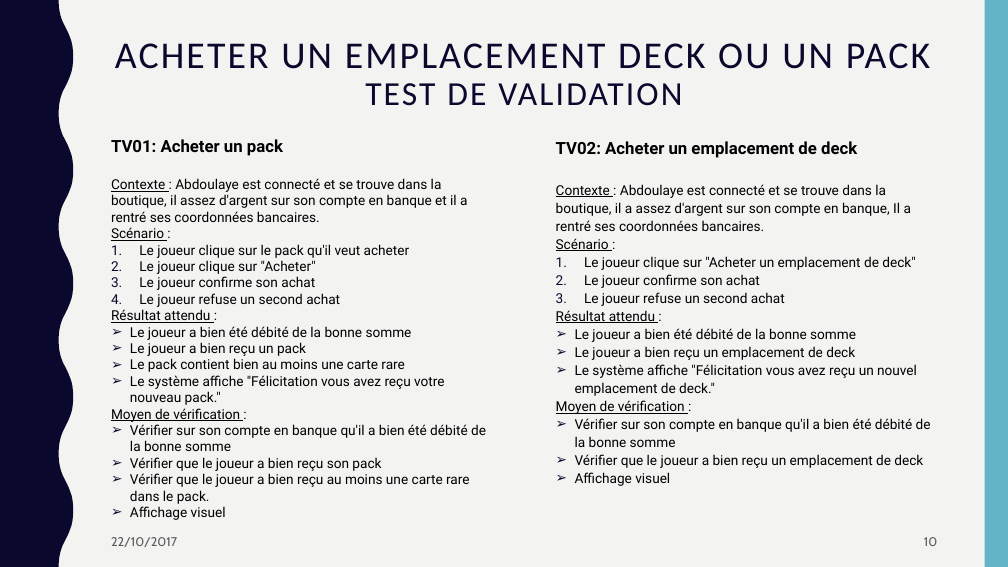
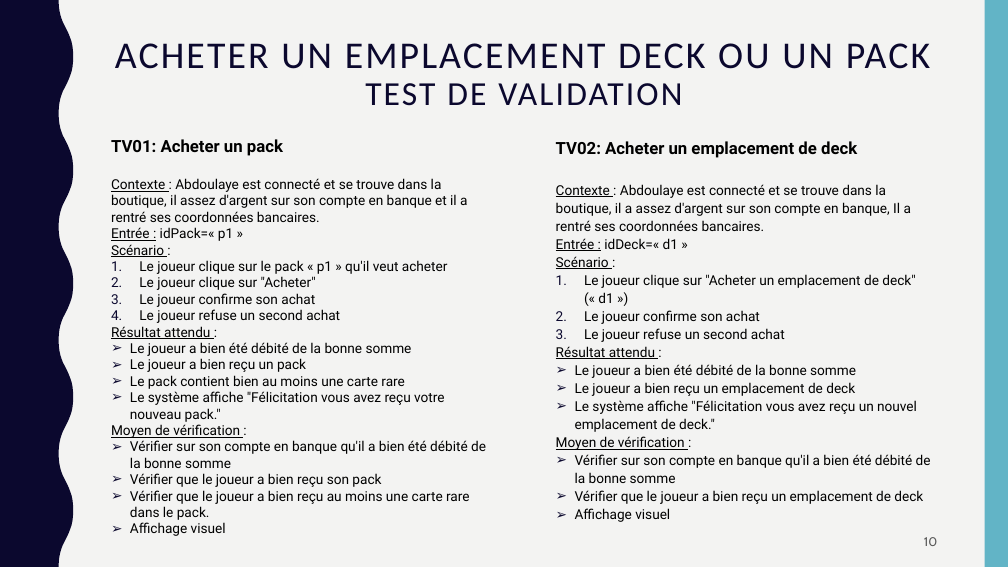
Before and after one commit to AlexiaBourmaud/StoneHearth, a slide deck: slide 10 of presentation/présentation2.pptx. Drawn at 1008x567 pixels with LibreOffice and Linux fonts; fonts in the diff are those of the drawing. Boxes give left, top, right and bottom in pixels: in the first picture for what was removed or moved away, otherwise in the second. Text is boxed around its words. In the diff, an @@ line names an element or a change of style, - is before the commit and + after.

```diff
--- a/presentation/présentation2.pptx
+++ b/presentation/présentation2.pptx
@@ text at (111, 227, 233, 241): paragraph added @@
+Entrée : idPack=« p1 »
@@ text at (556, 238, 678, 251): paragraph added @@
+Entrée : idDeck=« d1 »
@@ text at (139, 260, 448, 274): text changed @@
-1. Le joueur clique sur le pack qu'il veut acheter
+1. Le joueur clique sur le pack « p1 » qu'il veut acheter
@@ text at (584, 274, 915, 303): text changed @@
-1. Le joueur clique sur "Acheter un emplacement de deck"
+1. Le joueur clique sur "Acheter un emplacement de deck" (« d1 »)
@@ text removed at (111, 537, 177, 547) @@
-22/10/2017
```
Also in this commit, not shown: 18 other slides changed.
